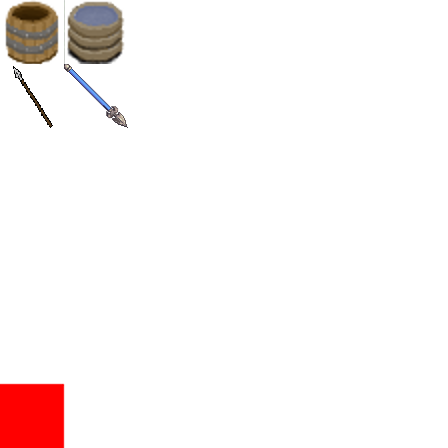
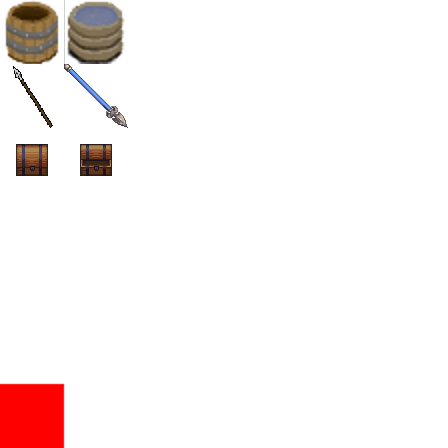
Comparing the layer stacks of the two 448×448 images. Changes:
painted on "Background" over box(16, 144, 112, 176)
